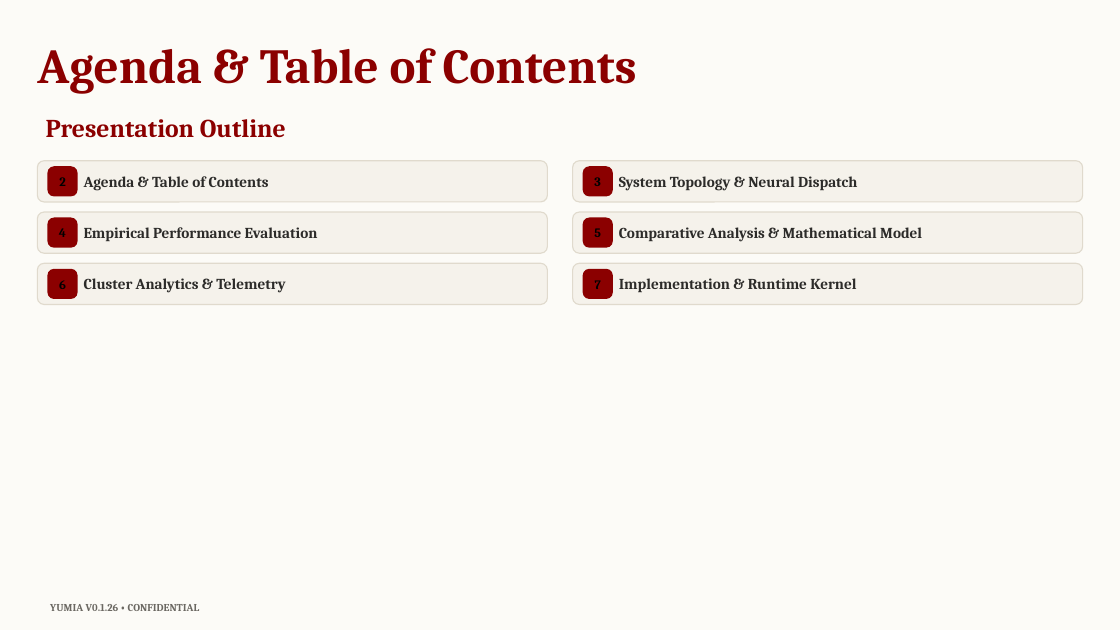
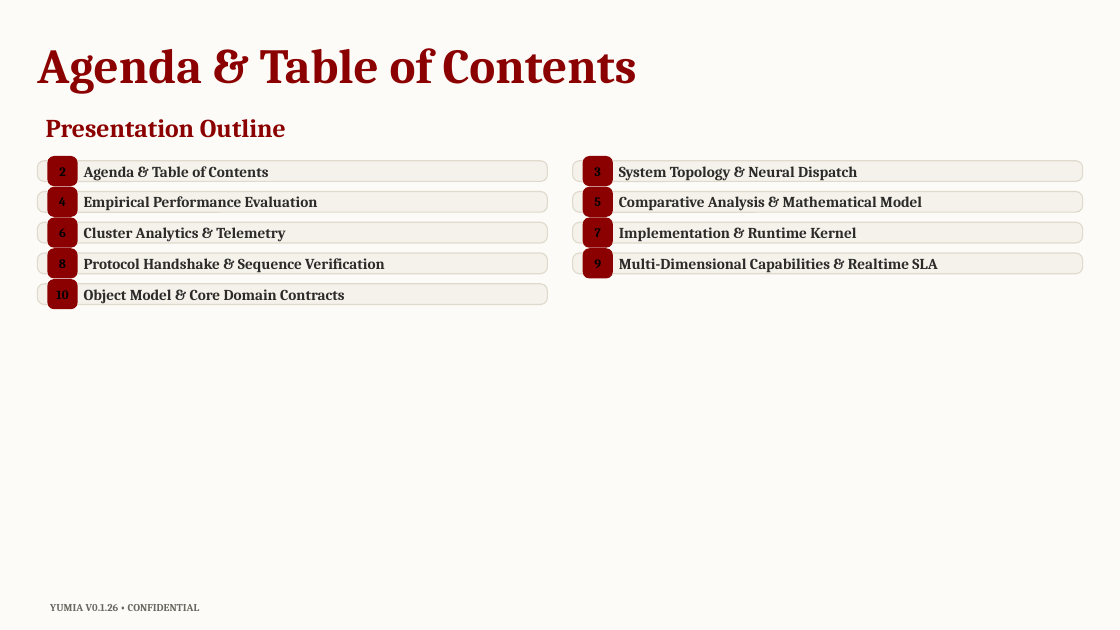
Before and after one commit to biagio-scaglia/Yumia-MD, a slide deck: slide 2 of presentation.pptx. Drawn at 1120x630 pixels with LibreOffice and Linux fonts; fonts in the diff are those of the drawing. Boxes give left, top, right and bottom in pixels: in the first picture for what was removed or moved away, otherwise in the second. Text is boxed around its words. In the diff, an @@ line names an element or a change of style, - is before the commit and + after.

```diff
--- a/presentation.pptx
+++ b/presentation.pptx
@@ rounded rectangle: place and size @@
-rounded rectangle at [37, 160, 547, 202]
+rounded rectangle at [37, 160, 547, 181]
@@ text "Agenda & Table of Contents": place and size @@
-text "Agenda & Table of Contents" at [84, 176, 269, 191]
+text "Agenda & Table of Contents" at [84, 166, 269, 181]
@@ rounded rectangle: place and size @@
-rounded rectangle at [573, 160, 1083, 202]
+rounded rectangle at [573, 160, 1083, 181]
@@ 2 texts, 2 rounded rectangles: place and size @@
-2 texts, 2 rounded rectangles at [47, 166, 613, 197]
+2 texts, 2 rounded rectangles at [47, 156, 613, 187]
@@ text "System Topology & Neural Dispatch": place and size @@
-text "System Topology & Neural Dispatch" at [619, 176, 857, 191]
+text "System Topology & Neural Dispatch" at [619, 166, 857, 181]
@@ rounded rectangle added at [37, 192, 547, 213], fill #F5F2EB, outline #E0DACD 1 pt @@
@@ text "4": place and size @@
-text "4" at [59, 228, 66, 237]
+text "4" at [59, 197, 66, 206]
@@ rounded rectangle added at [47, 187, 77, 217], fill #8B0000 @@
@@ text "Empirical Performance Evaluation": place and size @@
-text "Empirical Performance Evaluation" at [84, 227, 318, 242]
+text "Empirical Performance Evaluation" at [84, 196, 318, 211]
@@ rounded rectangle added at [573, 192, 1083, 213], fill #F5F2EB, outline #E0DACD 1 pt @@
@@ text "5": place and size @@
-text "5" at [594, 228, 601, 237]
+text "5" at [594, 197, 601, 206]
@@ rounded rectangle added at [583, 187, 613, 217], fill #8B0000 @@
@@ text "Comparative Analysis & Mathematical Model": place and size @@
-text "Comparative Analysis & Mathematical Model" at [619, 227, 922, 242]
+text "Comparative Analysis & Mathematical Model" at [619, 196, 922, 211]
@@ rounded rectangle: place and size @@
-rounded rectangle at [37, 212, 547, 253]
+rounded rectangle at [37, 223, 547, 244]
@@ text "6": place and size @@
-text "6" at [59, 280, 66, 289]
+text "6" at [59, 228, 66, 237]
@@ text "Cluster Analytics & Telemetry": place and size @@
-text "Cluster Analytics & Telemetry" at [84, 278, 285, 293]
+text "Cluster Analytics & Telemetry" at [84, 227, 285, 242]
@@ rounded rectangle: place and size @@
-rounded rectangle at [573, 212, 1083, 253]
+rounded rectangle at [573, 223, 1083, 244]
@@ text "7": place and size @@
-text "7" at [595, 280, 601, 289]
+text "7" at [595, 228, 601, 237]
@@ text "Implementation & Runtime Kernel": place and size @@
-text "Implementation & Runtime Kernel" at [619, 278, 856, 293]
+text "Implementation & Runtime Kernel" at [619, 227, 856, 242]
@@ rounded rectangle added at [37, 253, 547, 274], fill #F5F2EB, outline #E0DACD 1 pt @@
@@ rounded rectangle added at [47, 249, 77, 279], fill #8B0000 @@
@@ text added at [59, 259, 66, 268], 11 pt, text #000000, bold @@
+8
@@ text added at [84, 258, 385, 273], 13 pt, text #2C2B29, bold @@
+Protocol Handshake & Sequence Verification
@@ proportions changed in 6 elements at [37, 223, 547, 244], [573, 223, 1083, 244], [37, 160, 547, 181], [573, 160, 1083, 181], [37, 284, 547, 305], [573, 253, 1083, 274] @@
@@ rounded rectangle: place and size @@
-rounded rectangle at [573, 263, 1083, 304]
+rounded rectangle at [573, 253, 1083, 274]
@@ rounded rectangle: place and size @@
-rounded rectangle at [583, 269, 613, 299]
+rounded rectangle at [583, 249, 613, 279]
@@ text added at [594, 259, 601, 268], 11 pt, text #000000, bold @@
+9
@@ text added at [619, 258, 937, 273], 13 pt, text #2C2B29, bold @@
+Multi-Dimensional Capabilities & Realtime SLA
@@ rounded rectangle: place and size @@
-rounded rectangle at [37, 263, 547, 304]
+rounded rectangle at [37, 284, 547, 305]
@@ rounded rectangle: place and size @@
-rounded rectangle at [47, 269, 77, 299]
+rounded rectangle at [47, 279, 77, 309]
@@ text added at [56, 290, 69, 299], 11 pt, text #000000, bold @@
+10
@@ text added at [84, 289, 345, 304], 13 pt, text #2C2B29, bold @@
+Object Model & Core Domain Contracts
```
Also in this commit, not shown: 1 other slide changed, 3 slides added, 30 other files.
